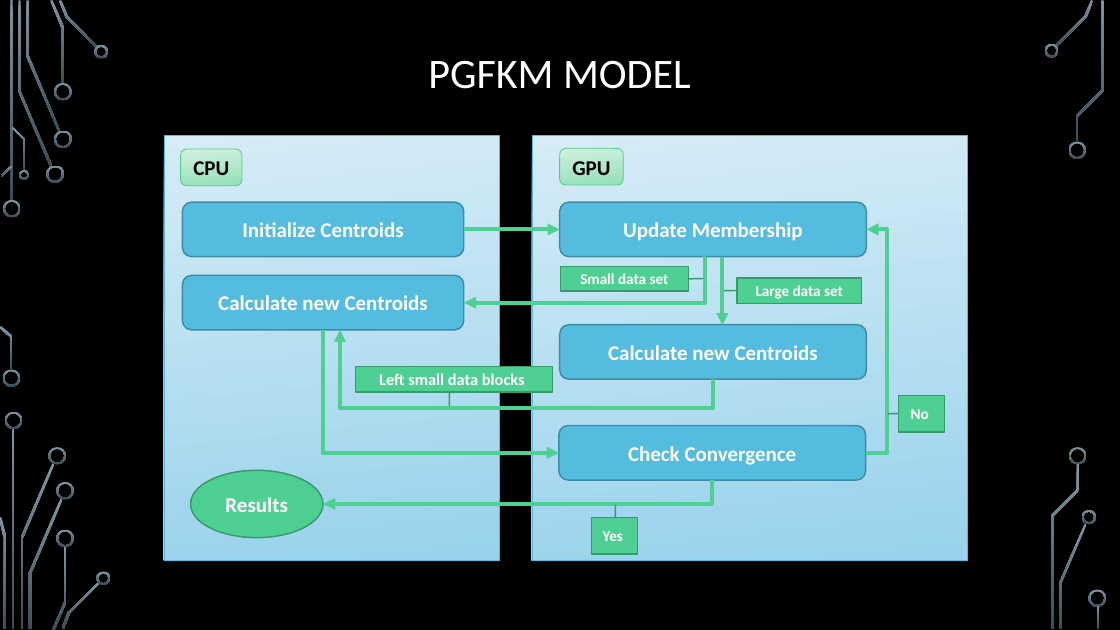
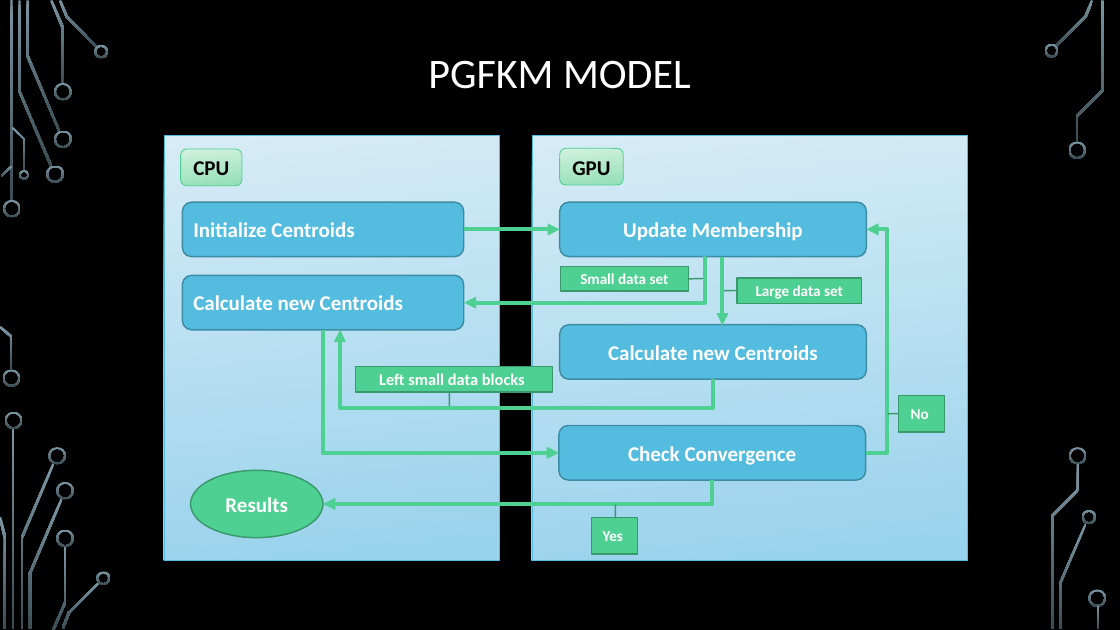
Before and after one commit to trungvdhp/master-ntou, a slide deck: slide 5 of ImageProcessing/Speeding up GFKM.pptx. Drawn at 1120x630 pixels with LibreOffice and Linux fonts; fonts in the diff are those of the drawing; background and template pictures are left out. Boxes give left, top, right and bottom in pixels: in the first picture for what was removed or moved away, otherwise in the second. Text is boxed around its words. In the diff, an @@ line names an element or a change of style, - is before the commit and + after.

```diff
--- a/ImageProcessing/Speeding up GFKM.pptx
+++ b/ImageProcessing/Speeding up GFKM.pptx
@@ rounded rectangle "Initialize Centroids" at (182,202,464,257): alignment centre to left @@
@@ rounded rectangle "Calculate new Centroids" at (182,276,464,330): alignment centre to left @@
```
Also in this commit, not shown: 3 other slides changed, 6 slides added, 1 other file.
